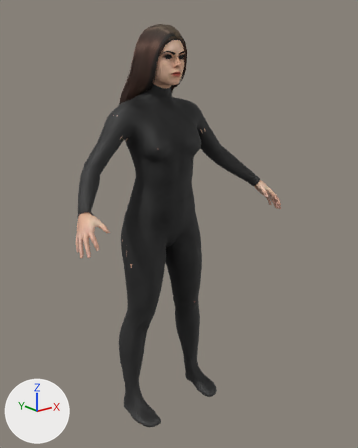
An edit to the glTF model web/public/models/npc/npc_average.glb, drawn before and after from the same camera.
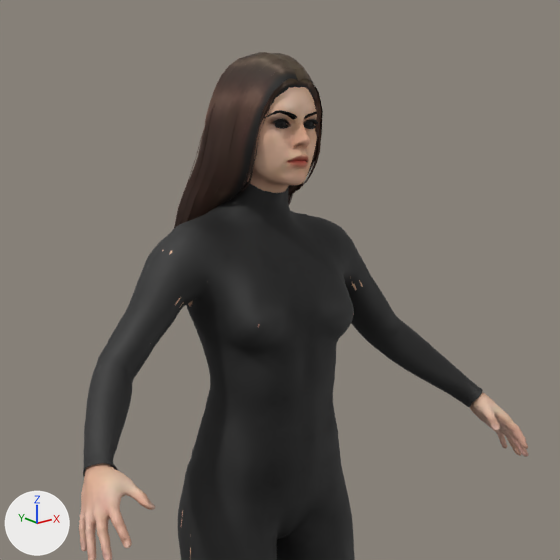
Each version is shown whole from a 50 mm camera at (-1.191, -1.64, 1.457) aimed at (0.032, -0.111, 0.845), then close up on the part from 11% to 83% of the width and 0% to 57% of the height. The axes (+X, +Y, +Z) are drawn at lower left. The lights are the same throughout. The first two pictures are the older version.

The scene before the commit, as lines of its bpy script (objects in view):
```python
me_base = bpy.data.meshes.new('base')
me_base.from_pydata(...)  # 13380 vertices, 26756 faces; spans x -0.49..0.49, y -0.3..0.09, z 0.0..1.61
# faces by material slot: [24056, 156, 760, 184, 400, 1200]
me_base.materials.append(mat_human_body)  # picture img_darthfurby_caucasian_female_noeyes
me_base.materials.append(mat_human_nipple)  # picture img_darthfurby_caucasian_female_noeyes
me_base.materials.append(mat_human_lips)  # picture img_darthfurby_caucasian_female_noeyes
me_base.materials.append(mat_human_fingernails)  # picture img_darthfurby_caucasian_female_noeyes
me_base.materials.append(mat_human_toenails)  # picture img_darthfurby_caucasian_female_noeyes
me_base.materials.append(mat_human_ears)  # picture img_darthfurby_caucasian_female_noeyes
me_long01 = bpy.data.meshes.new('long01')
me_long01.from_pydata(...)  # 2191 vertices, 2756 faces; spans x -0.129..0.129, y -0.134..0.098, z 1.223..1.614
me_long01.materials.append(mat_human_long01)  # picture img_long01_diffuse
me_mc_skinsuit_2022 = bpy.data.meshes.new('MC-SkinSuit_2022')
me_mc_skinsuit_2022.from_pydata(...)  # 9848 vertices, 19620 faces; spans x -0.445..0.445, y -0.206..0.094, z -0.005..1.419
me_mc_skinsuit_2022.materials.append(mat_human_matcreator_mc_skinsuit_2022)
ob_human = bpy.data.objects.new('Human', me_base)
ob_human.location = (0.0, 0.0, 0.0)
ob_human_long01 = bpy.data.objects.new('Human.long01', me_long01)
ob_human_long01.location = (0.0, 0.0, 0.0)
ob_human_matcreator_mc_skinsuit_2022 = bpy.data.objects.new('Human.matcreator_mc-skinsuit_2022', me_mc_skinsuit_2022)
ob_human_matcreator_mc_skinsuit_2022.location = (0.0, 0.0, 0.0)
```
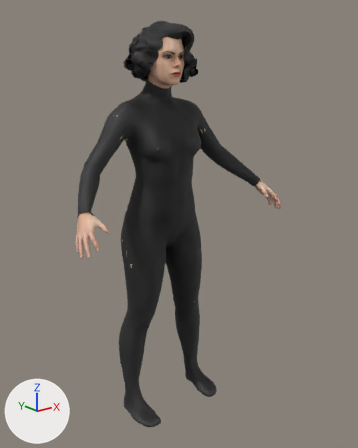
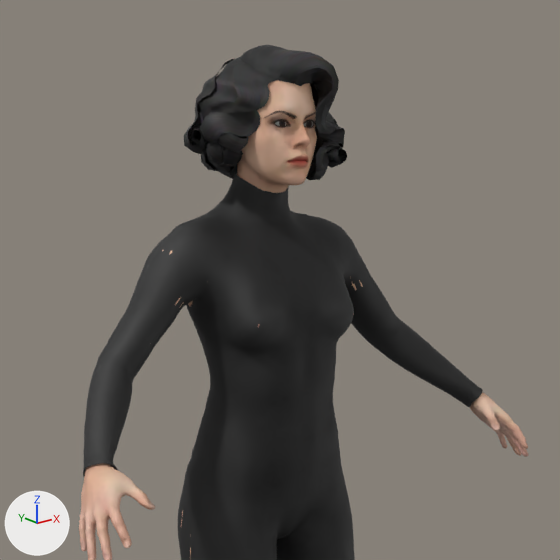
Location of each change, (x1, y1, x2, y2) in pixels of the close-ups (560 x 560 px):
'Human.elvs_wavy_bob', added: after (184, 45, 347, 180)
'Human.long01', deleted (brown): before (174, 52, 323, 228)

What changed in the scene script:
```text
Add img_black:
    img_black = load_image('black', '_unpacked/black', 512, 512, 'sRGB')
Add mat_human_elvs_wavy_bob:
    mat_human_elvs_wavy_bob = principled_material('Human.elvs_wavy_bob')
    mat_human_elvs_wavy_bob.texture = img_black  # with its transparency
    mat_human_elvs_wavy_bob.roughness = 0.7
Add me_elvscurly_bob1:
    me_elvscurly_bob1.from_pydata(...)  # 1167 vertices, 2142 faces; spans x -0.134..0.149, y -0.167..0.094, z 1.399..1.628
    me_elvscurly_bob1.materials.append(mat_human_elvs_wavy_bob)  # picture img_black
Remove ob_human_long01:
    ob_human_long01 = bpy.data.objects.new('Human.long01', me_long01)
    ob_human_long01.location = (0.0, 0.0, 0.0)
Add ob_human_elvs_wavy_bob:
    ob_human_elvs_wavy_bob = bpy.data.objects.new('Human.elvs_wavy_bob', me_elvscurly_bob1)
    ob_human_elvs_wavy_bob.location = (0.0, 0.0, 0.0)
```
